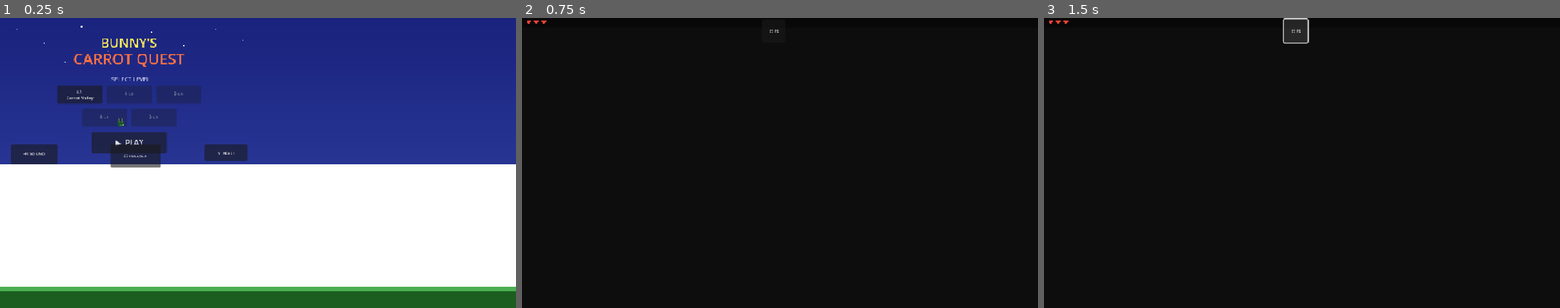
Above: before the commit, frames 1-3 (left to right).
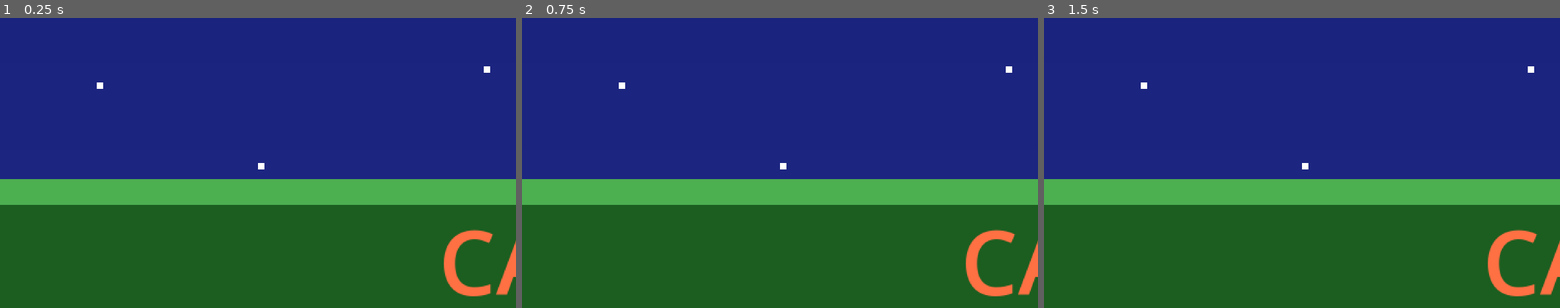
Above: after the commit, the same moments.

Repository: scott-murray/Hem
Game: Godot game, scene res://scenes/boot.tscn
Same seed, same stepped clock (60 frames per second), same inputs: the game is played once before the commit and once after it.
Inputs (mouse positions are in pixels of both pictures, inside the frame that each line leads up to):
- Up to frame 1 (0.25 s): no input
- Up to frame 2 (0.75 s): click (599, 93) at 0.5 s, where only the run before the commit has a clickable "L1 Carrot Valley"
- Up to frame 3 (1.5 s): click (1296, 29) at 1.25 s, where only the run before the commit has a clickable "⛶ FS"

The runs differ from the first frame. In frame 1, 48% of the frame differs, in the area x 0-100%, y 2-96%; in frame 2, 100%, in the area x 0-100%, y 0-100%; in frame 3, 100%.
Error before the commit: Trying to assign value of type 'CanvasLayer' to a variable of type 'Control'. (res://scripts/game_controller.gd:27)

Commit message:
fix: viewport 480x270, programmatic tile spawning replaces TileMapLayer
- Viewport changed from 960x540 to 480x270 base with 3x canvas_items stretch
- Ground tiles now spawn as StaticBody2D+Sprite2D (same pattern as Phaser)
- Diggable tiles tracked as StaticBody2D references, destroyed via queue_free()
- Added SpriteGenerator preload to game_controller

Co-Authored-By: Claude <noreply@anthropic.com>

Diff:
--- a/godot/project.godot
+++ b/godot/project.godot
@@ -16,11 +16,12 @@
 config/features=PackedStringArray("4.4", "Mobile")
 
 [display]
-window/size/viewport_width=960
-window/size/viewport_height=540
+window/size/viewport_width=480
+window/size/viewport_height=270
 window/size/mode=0
 window/stretch/mode="canvas_items"
 window/stretch/aspect="keep"
+window/stretch/scale=3.0
 
 [rendering]
 textures/canvas_textures/default_texture_filter=0
--- a/godot/scenes/game.tscn
+++ b/godot/scenes/game.tscn
@@ -14,7 +14,7 @@
 [node name="Background" type="ColorRect" parent="."]
 color = Color(0.051, 0.051, 0.051, 1)
 
-[node name="GroundLayer" type="TileMapLayer" parent="."]
+[node name="GroundLayer" type="Node2D" parent="."]
 
 [node name="Entities" type="Node2D" parent="."]
 
--- a/godot/scripts/game_controller.gd
+++ b/godot/scripts/game_controller.gd
@@ -13,15 +13,16 @@
 class_name GameController
 extends Node2D
 
-const PlayerClass     = preload("res://scripts/player.gd")
-const LevelParser     = preload("res://scripts/level_parser.gd")
+const PlayerClass      = preload("res://scripts/player.gd")
+const LevelParser      = preload("res://scripts/level_parser.gd")
+const SpriteGenerator  = preload("res://textures/sprite_generator.gd")
 
 const TILE_SIZE   := 48
 const ENEMY_SPEED := 35.0
 const LEVEL_COUNT := 5
 
 @onready var player:        Node2D            = $Player
-@onready var ground_layer:  TileMapLayer      = $GroundLayer
+@onready var ground_parent: Node2D            = $GroundLayer
 @onready var entity_parent: Node2D            = $Entities
 @onready var camera:        Camera2D          = $Camera2D
 @onready var ui:            Control           = $UI
@@ -83,19 +84,53 @@
 	for r in parsed.height_tiles:
 		for c in parsed.width_tiles:
 			var ch: String = parsed.tiles[r][c]
-			var source_id := -1
+			var tex_key := ""
+			var is_solid := false
+
 			match ch:
-				"T": source_id = 0  # grass
-				"G": source_id = 1  # ground
-				"P": source_id = 2  # platform
-				"X": source_id = 3  # diggable
+				"T": tex_key = "tile_grass";    is_solid = true
+				"G": tex_key = "tile_ground";   is_solid = true
+				"P": tex_key = "tile_platform"; is_solid = true
+				"X": tex_key = "tile_diggable"; is_solid = true
 				_:   continue
 
-			var pos := Vector2i(c, r)
-			ground_layer.set_cell(pos, source_id, Vector2i.ZERO)
-
-			if ch == "X":
-				diggable_tiles["%d,%d" % [r, c]] = pos
+			var tex: ImageTexture = SpriteGenerator.get_texture(tex_key)
+			if not tex:
+				continue
+
+			var px: float = c * TILE_SIZE + TILE_SIZE / 2
+			var py: float = r * TILE_SIZE + TILE_SIZE / 2
+
+			if is_solid:
+				var body := StaticBody2D.new()
+				body.position = Vector2(px, py)
+				var shape := CollisionShape2D.new()
+				shape.shape = RectangleShape2D.new()
+				shape.shape.size = Vector2(TILE_SIZE, TILE_SIZE)
+				body.add_child(shape)
+
+				var sprite := Sprite2D.new()
+				sprite.texture = tex
+				sprite.scale = Vector2(3, 3)
+				sprite.centered = true
+				body.add_child(sprite)
+
+				# Platform is one-way
+				if ch == "P":
+					body.collision_layer = 2
+					body.set_meta("one_way", true)
+
+				ground_parent.add_child(body)
+
+				if ch == "X":
+					diggable_tiles["%d,%d" % [r, c]] = body
+			else:
+				var sprite := Sprite2D.new()
+				sprite.texture = tex
+				sprite.scale = Vector2(3, 3)
+				sprite.position = Vector2(px, py)
+				sprite.centered = true
+				ground_parent.add_child(sprite)
 
 
 func _spawn_entities() -> void:
@@ -241,7 +276,8 @@
 		var key := "%d,%d" % [r, col]
 		if not diggable_tiles.has(key):
 			break
-		ground_layer.erase_cell(diggable_tiles[key])
+		var body: StaticBody2D = diggable_tiles[key]
+		body.queue_free()
 		diggable_tiles.erase(key)
 		parsed.tiles[r][col] = " "
 	AudioManager.play_sfx("dig")
Not shown, changed: docs/godot/index.html
Not shown, changed: docs/godot/index.pck
Not shown, changed: docs/godot/index.service.worker.js
